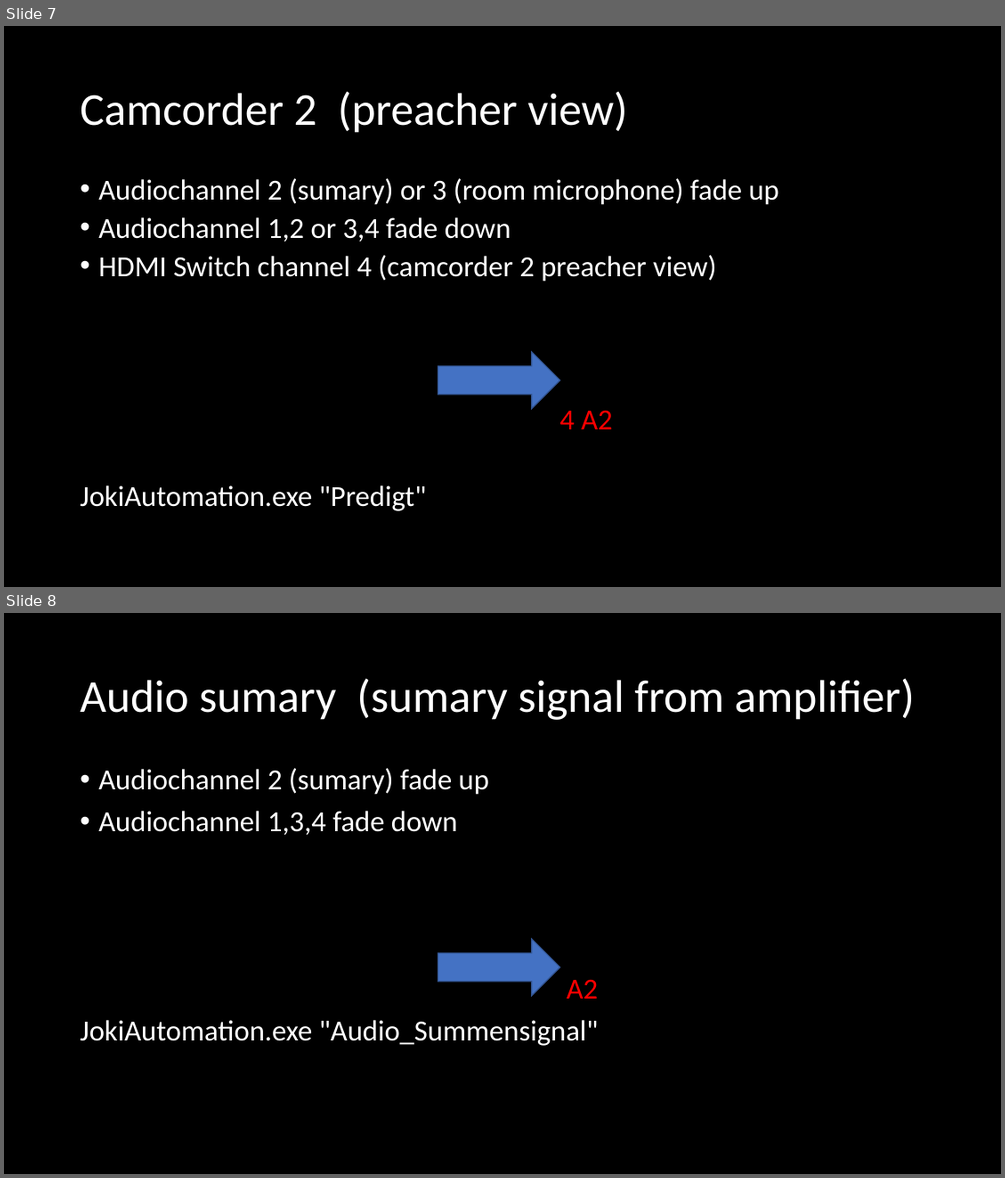
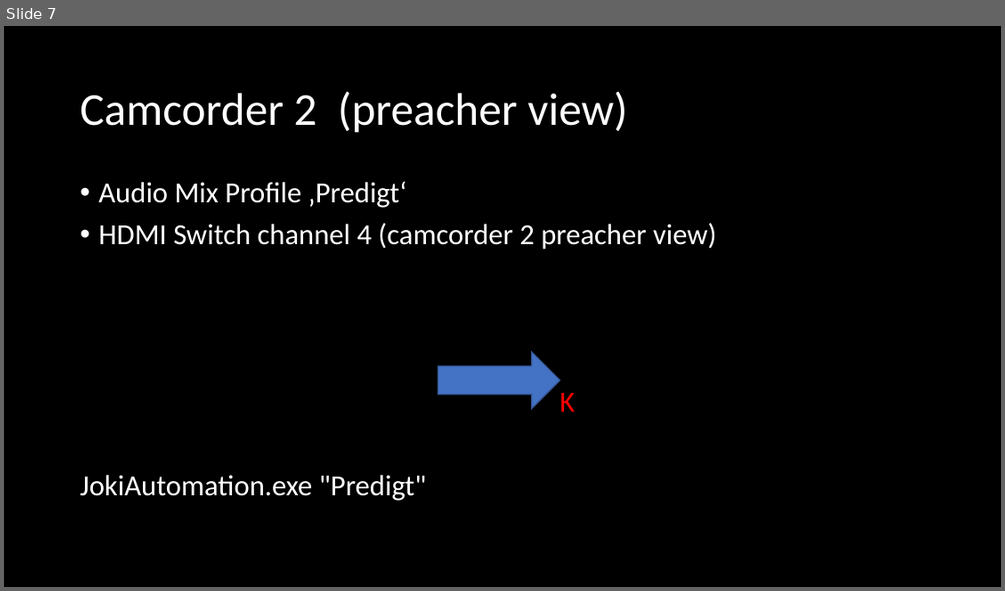
Before and after one commit to Geierwally-xD/JokiAutomation, a slide deck: docu/JoKiAutomationTemplate.pptx. Shown one above the other, each under a label of ours: slides 7 and 8 before the commit, slide 7 after it. The pictures are 1005x1178 and 1005x591 pixels, drawn with LibreOffice and Linux fonts; fonts in the diff are those of the drawing. Boxes give left, top, right and bottom in pixels: in the first picture for what was removed or moved away, otherwise in the second. Text is boxed around its words. In the diff, an @@ line names an element or a change of style, - is before the commit and + after.

Commit message:
Version V1001 overworked audio control, backup recorder included

```diff
--- a/docu/JoKiAutomationTemplate.pptx
+++ b/docu/JoKiAutomationTemplate.pptx
@@ slide 8 removed at box(4, 613, 1001, 1174), background #000000 @@
@@ title removed at box(80, 678, 914, 720) @@
-Audio sumary (sumary signal from amplifier)
@@ text removed at box(80, 768, 599, 1046) @@
-• Audiochannel 2 (sumary) fade up
-• Audiochannel 1,3,4 fade down
-A2
-JokiAutomation.exe "Audio_Summensignal"
@@ right arrow removed at box(437, 939, 559, 996) @@
@@ slide 7 changed as well @@
@@ text at box(98, 181, 407, 208): text changed @@
-• Audiochannel 2 (sumary) or 3 (room microphone) fade up
-• Audiochannel 1,2 or 3,4 fade down
+• Audio Mix Profile ‚Predigt‘
@@ text at box(80, 223, 717, 500): line spacing 0.8 to 0.9 @@
@@ text at box(559, 393, 574, 411): text changed @@
-4 A2
+K
```
Also in this commit, not shown: 10 other slides changed, 1 slide added, 2 other slides removed, 10 other files.
